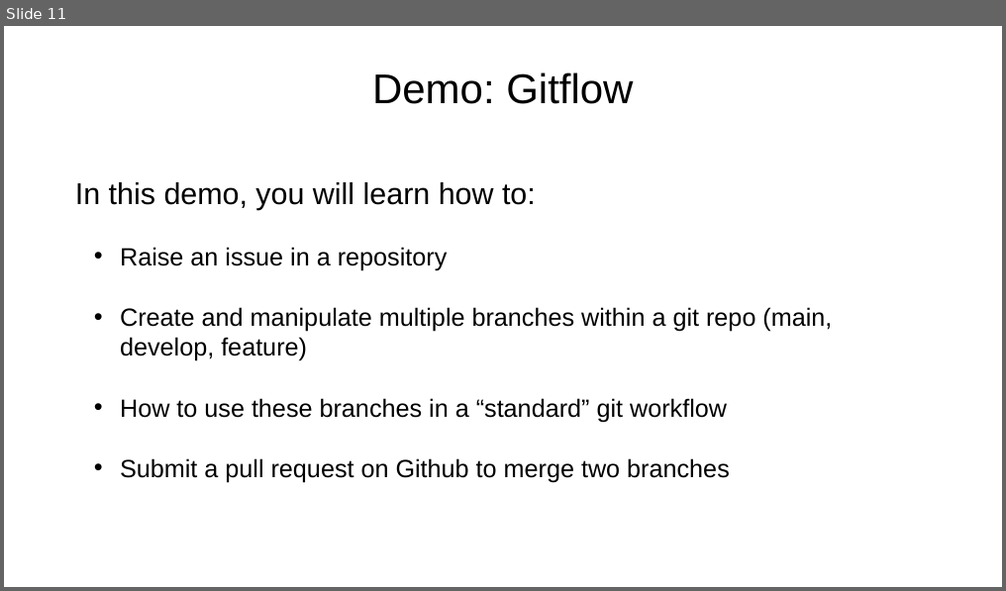
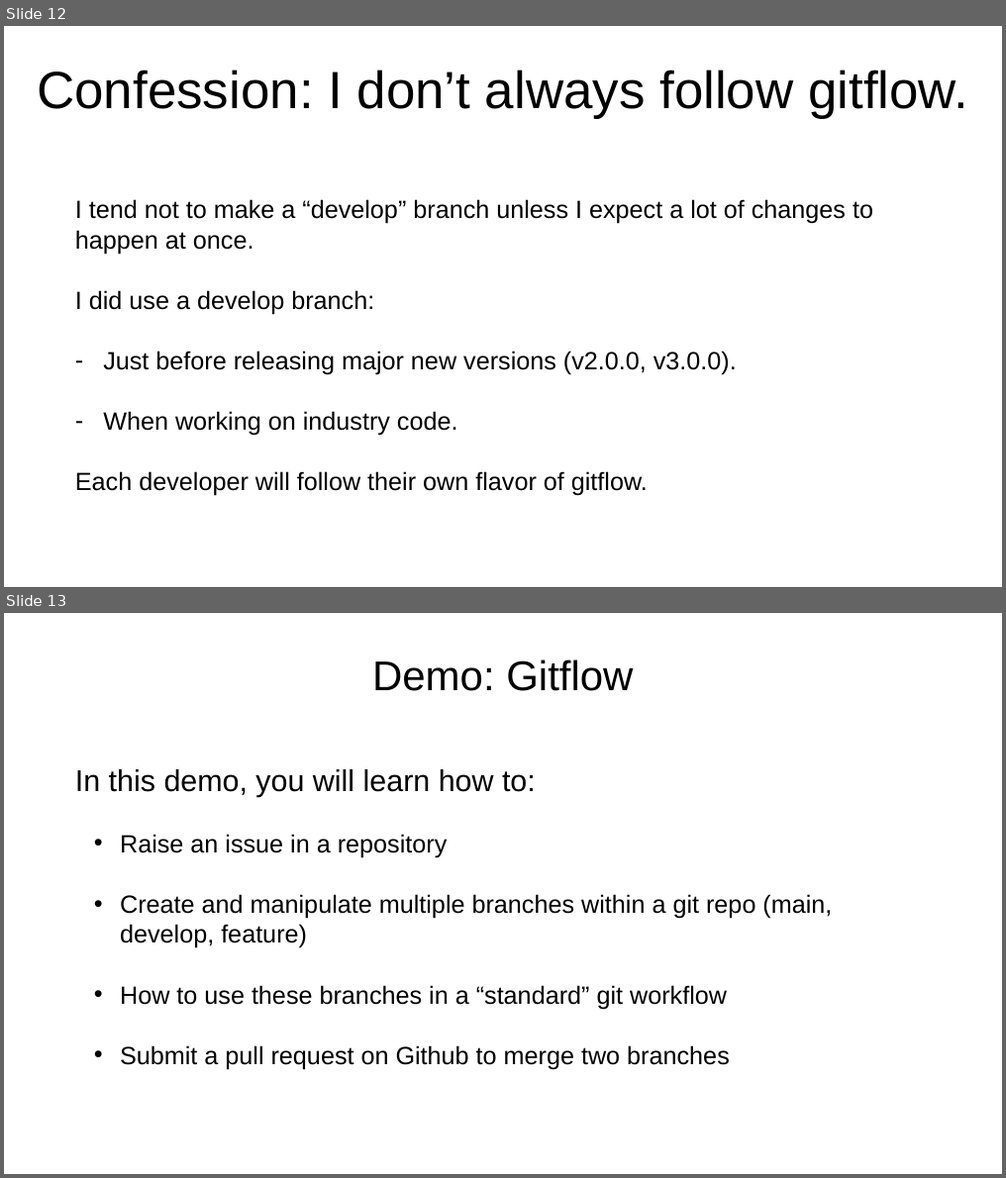
Before and after one commit to semaphoreP/codeastro, a slide deck: Day1/gitflow.pptx. Shown one above the other, each under a label of ours: slide 11 before the commit, slides 12 and 13 after it. The pictures are 1006x591 and 1006x1178 pixels, drawn with LibreOffice and Linux fonts; fonts in the diff are those of the drawing. Boxes give left, top, right and bottom in pixels: in the first picture for what was removed or moved away, otherwise in the second. Text is boxed around its words. In the diff, an @@ line names an element or a change of style, - is before the commit and + after.

Commit message:
minor modifications to gitflow lesson

```diff
--- a/Day1/gitflow.pptx
+++ b/Day1/gitflow.pptx
@@ slide 12 added at <box>4,26,1002,587</box>, background #FFFFFF @@
@@ title added at <box>37,70,968,118</box>, 100.8 pt, text #000000 @@
+Confession: I don’t always follow gitflow.
@@ text added at <box>75,199,873,496</box>, 48 pt, text #000000 @@
+I tend not to make a “develop” branch unless I expect a lot of changes to happen at once.
+I did use a develop branch:
+– Just before releasing major new versions (v2.0.0, v3.0.0).
+– When working on industry code.
+Each developer will follow their own flavor of gitflow.
@@ what was slide 11 is now slide 13 @@
```
Also in this commit, not shown: 2 slides changed.
